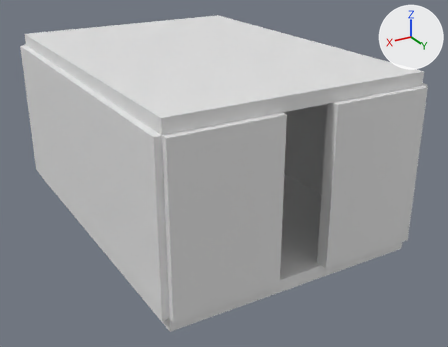
An edit to the FBX model mansion_small_room.fbx, drawn before and after from the same camera.
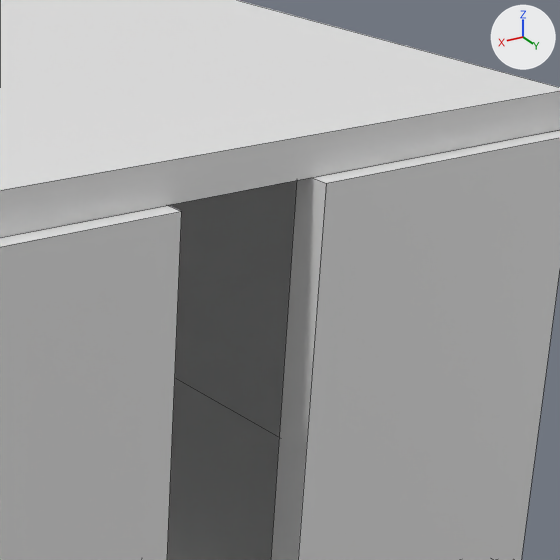
Each version appears first whole from a 50 mm lens placed at (1.468, 2.689, 1.526), pointed at (-0.065, 0.134, 0.248), and next in a close-up on the part from 50% to 94% of the width and 11% to 69% of the height. Lighting does not change. The marker at upper right points along +X, +Y and +Z. The close-ups show mesh edges as thin lines. Where no turn or scale is listed for an object, it has been applied to the vertices.

The first close-up shows 'ceiling_1', 'floor_1', 'wall_3', 'wall_4', 'wall_5'.
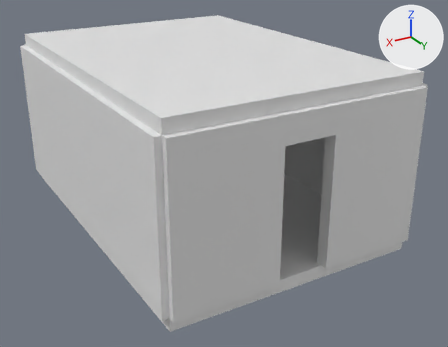
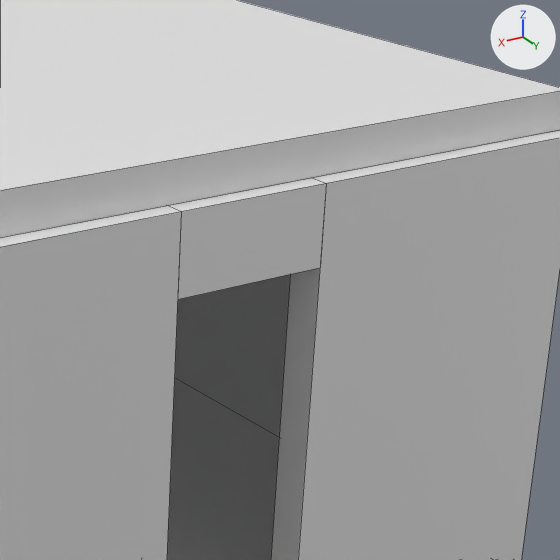
Where the change shows, as pixel boxes [x1, y1, x2, y2] in the close-ups (560 x 560 px):
'wall_6', added
    after: [168, 178, 326, 299]

Edits to the bpy script that builds the scene:
```text
Add me_wall_6:
    me_wall_6.from_pydata(...)  # a box spanning x -0.125..0.125, y -0.031..0.031, z 0.312..0.438
Add ob_wall_6:
    ob_wall_6 = bpy.data.objects.new('wall_6', me_wall_6)
    ob_wall_6.location = (0.0, 0.875, 0.375)
```
